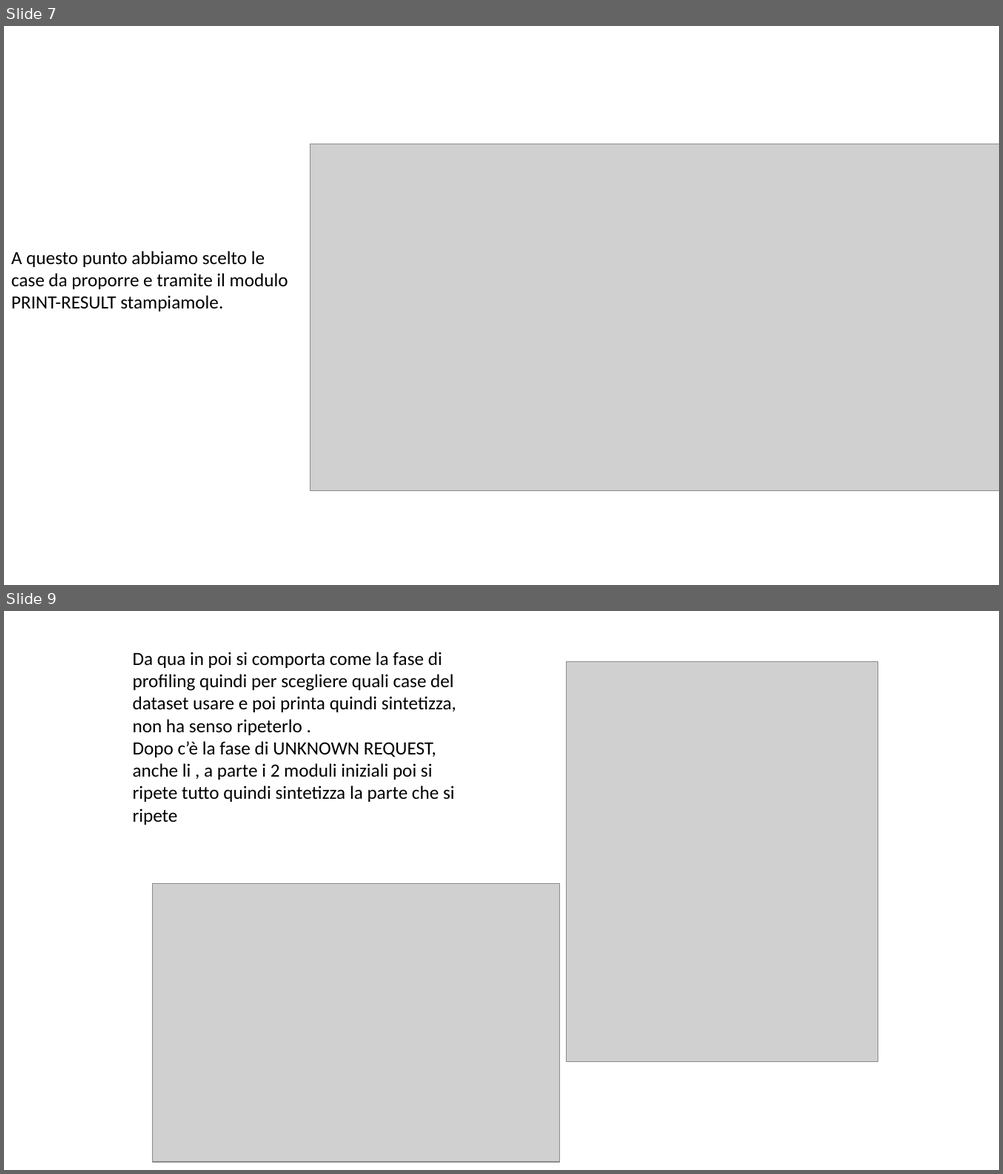
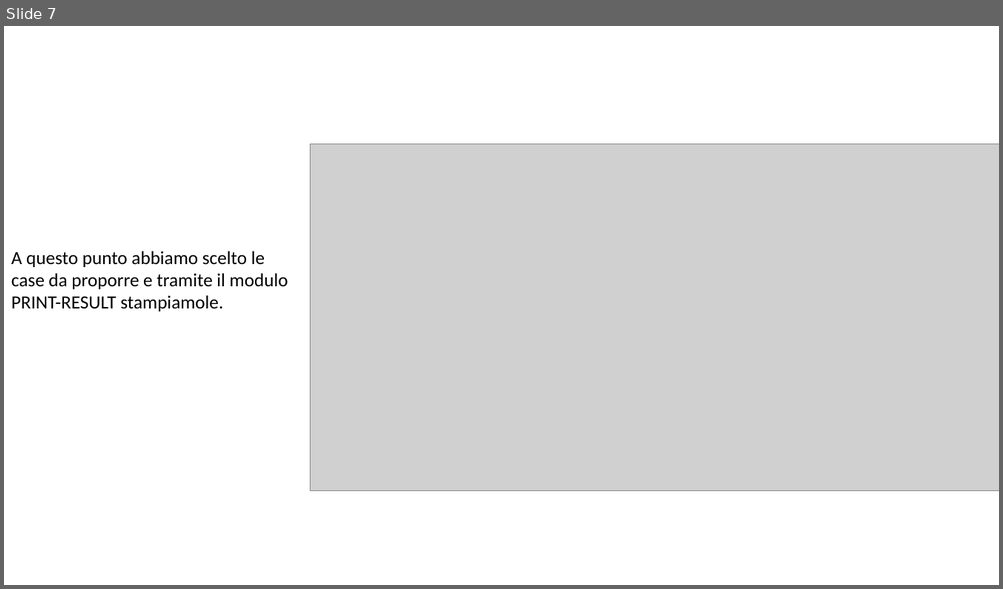
Before and after one commit to giargiapower/prolog-clingo-clips-soar, a slide deck: Presentazioni/Presentazione_Clips.pptx. Shown one above the other, each under a label of ours: slides 7 and 9 before the commit, slide 7 after it; the slides between them are not shown. The pictures are 1003x1174 and 1003x589 pixels, drawn with LibreOffice and Linux fonts; fonts in the diff are those of the drawing; grey boxes stand for pictures. Boxes give left, top, right and bottom in pixels: in the first picture for what was removed or moved away, otherwise in the second. Text is boxed around its words. In the diff, an @@ line names an element or a change of style, - is before the commit and + after.

```diff
--- a/Presentazioni/Presentazione_Clips.pptx
+++ b/Presentazioni/Presentazione_Clips.pptx
@@ slide 9 removed at (4,611,999,1170), background #FFFFFF @@
@@ text removed at (133,652,456,825) @@
-Da qua in poi si comporta come la fase di profiling quindi per scegliere quali case del dataset usare e poi printa quindi sintetizza, non ha senso ripeterlo .
-Dopo c’è la fase di UNKNOWN REQUEST, anche li , a parte i 2 moduli iniziali poi si ripete tutto quindi sintetizza la parte che si ripete
@@ picture removed at (566,662,878,1062) @@
@@ picture removed at (153,883,560,1162) @@
```
Also in this commit, not shown: 1 slide changed, 4 slides added, 3 other slides removed.
